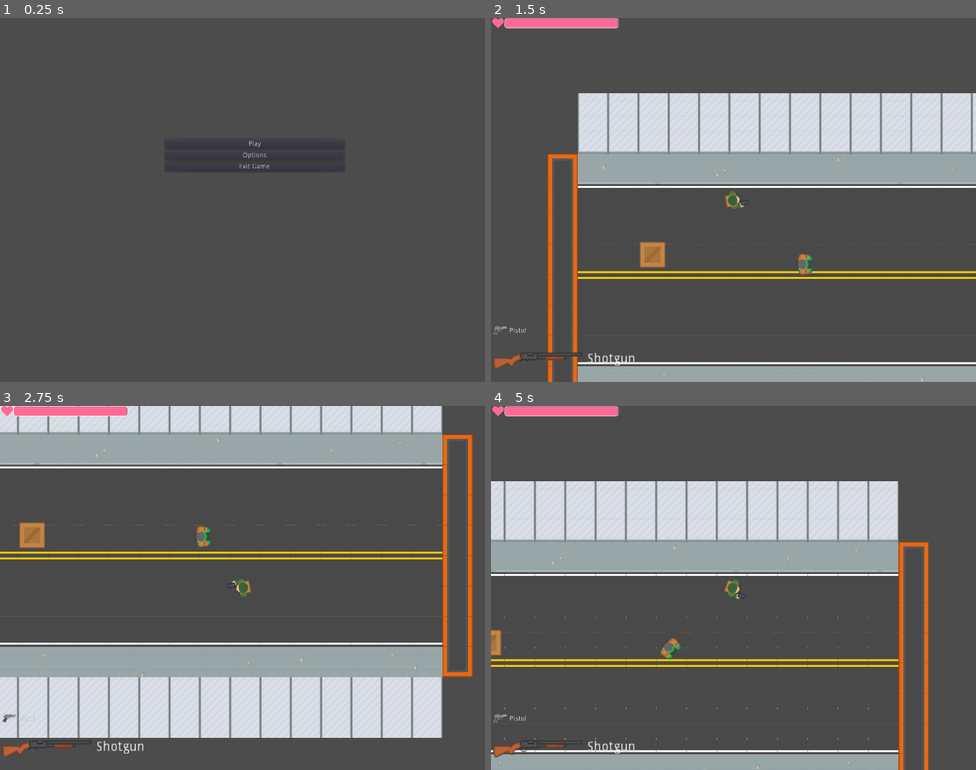
Above: before the commit, frames 1-4 (two rows, left to right).
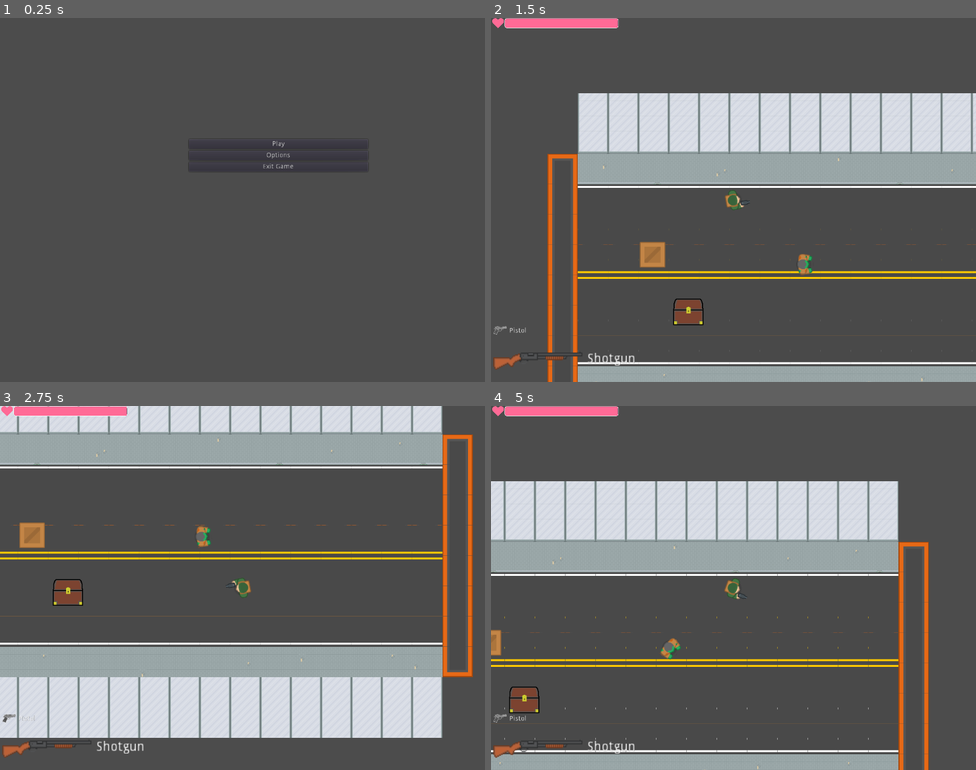
Above: after the commit, the same moments.

Repository: sindre0830/YAZG
Game: Godot game, scene res://Menu/MainMenu.tscn
Same seed, same stepped clock (60 frames per second), same inputs: the game is played once before the commit and once after it.
Inputs (mouse positions are in pixels of both pictures, inside the frame that each line leads up to):
- Up to frame 1 (0.25 s): no input
- Up to frame 2 (1.5 s): click "Play" at 0.5 s; tap Enter at 1.25 s; move the mouse to (840, 181) at 1.27 s; hold Right (ui_right) from 1.28 s (still down)
- Up to frame 3 (2.75 s): move the mouse to (145, 606) at 2.02 s; release Right (ui_right) at 2.03 s; hold Down (ui_down) from 2.03 s (still down)
- Up to frame 4 (5 s): move the mouse to (782, 507) at 2.77 s; release Down (ui_down) at 2.78 s; hold Right (ui_right) 2.78-3.53 s; move the mouse to (709, 660) at 3.52 s; hold Up (ui_up) 3.53-4.28 s; move the mouse to (879, 642) at 4.27 s; hold Left (ui_left) from 4.28 s (still down)

The runs differ from the first frame. In frame 1, 0.2% of the frame differs, in the area x 34-76%, y 33-42%; in frame 2, 0.4%, in the area x 37-44%, y 77-85%; in frame 3, 0.4%; in frame 4, 0.4%.
Error after the commit: Parse Error: Indented block expected after declaration of "trigger_loot" function. (res://Breakable/Chest.gd:31)

Commit message:
Added a chest resource

Diff:
--- /dev/null
+++ b/Source/Breakable/Chest.gd
@@ -0,0 +1,27 @@
+extends Area2D
+
+var open_chest = preload("res://Assets/Spritesheet/BreakableObj/open_chest.png")
+export (float) var max_health = 100
+onready var health = max_health
+
+func destroybox():
+	get_node("Sprite").set_texture(open_chest)
+	$CollisionShape2D.set_deferred("disabled", true)
+
+
+func take_damage(amount):
+	# Reduce health by given amount
+	health = clamp(health - amount, 0, max_health)
+
+	#Destroys the box
+	if health == 0:
+		destroybox()
+		trigger_loot()
+
+# Checks if the box is already broken
+func is_broken():
+	if $CollisionShape2D.disabled == true:
+		return true
+	return false
+
+func trigger_loot():
--- /dev/null
+++ b/Source/Breakable/Chest.tscn
@@ -0,0 +1,18 @@
+[gd_scene load_steps=4 format=2]
+
+[ext_resource path="res://Assets/Spritesheet/BreakableObj/chest.png" type="Texture" id=1]
+[ext_resource path="res://Breakable/Chest.gd" type="Script" id=2]
+
+[sub_resource type="RectangleShape2D" id=1]
+extents = Vector2( 30.5739, 26.7858 )
+
+[node name="Chest" type="Area2D"]
+script = ExtResource( 2 )
+max_health = null
+
+[node name="Sprite" type="Sprite" parent="."]
+texture = ExtResource( 1 )
+
+[node name="CollisionShape2D" type="CollisionShape2D" parent="."]
+position = Vector2( -0.44545, -1.33635 )
+shape = SubResource( 1 )
--- a/Source/Menu/MainMenu.tscn
+++ b/Source/Menu/MainMenu.tscn
@@ -7,6 +7,8 @@
 anchor_top = -0.0338542
 anchor_right = 1.0127
 anchor_bottom = 0.966146
+margin_left = 50.0
+margin_right = 50.0
 script = ExtResource( 2 )
 __meta__ = {
 "_edit_use_anchors_": false
--- a/Source/World/World.tscn
+++ b/Source/World/World.tscn
@@ -1,10 +1,11 @@
-[gd_scene load_steps=6 format=2]
+[gd_scene load_steps=7 format=2]
 
 [ext_resource path="res://Actor/Player/Player.tscn" type="PackedScene" id=1]
 [ext_resource path="res://TileMap/64xTileset.tres" type="TileSet" id=2]
 [ext_resource path="res://TileMap/16xTileset.tres" type="TileSet" id=3]
 [ext_resource path="res://Actor/Zombie/Zombie.tscn" type="PackedScene" id=4]
 [ext_resource path="res://Breakable/Box.tscn" type="PackedScene" id=5]
+[ext_resource path="res://Breakable/Chest.tscn" type="PackedScene" id=6]
 
 [node name="World" type="Node2D"]
 
@@ -22,6 +23,9 @@
 [node name="Box" parent="." instance=ExtResource( 5 )]
 position = Vector2( 157.787, 341.213 )
 
+[node name="Chest" parent="." instance=ExtResource( 6 )]
+position = Vector2( 233.345, 463.862 )
+
 [node name="Player" parent="." instance=ExtResource( 1 )]
 position = Vector2( 285.393, 225.702 )
 collision_mask = 13
Binary file added: Source/Assets/Spritesheet/BreakableObj/chest.png
Not shown, added: Source/Assets/Spritesheet/BreakableObj/chest.png.import
Binary file added: Source/Assets/Spritesheet/BreakableObj/open_chest.png
Not shown, added: Source/Assets/Spritesheet/BreakableObj/open_chest.png.import
